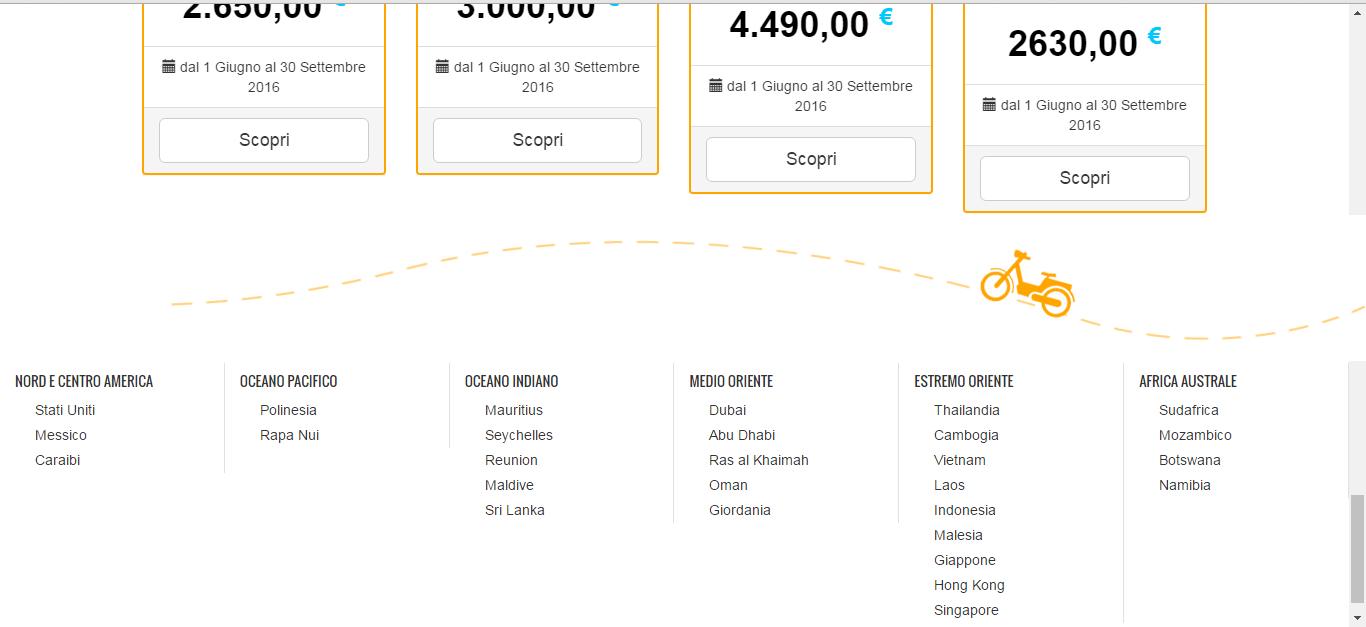
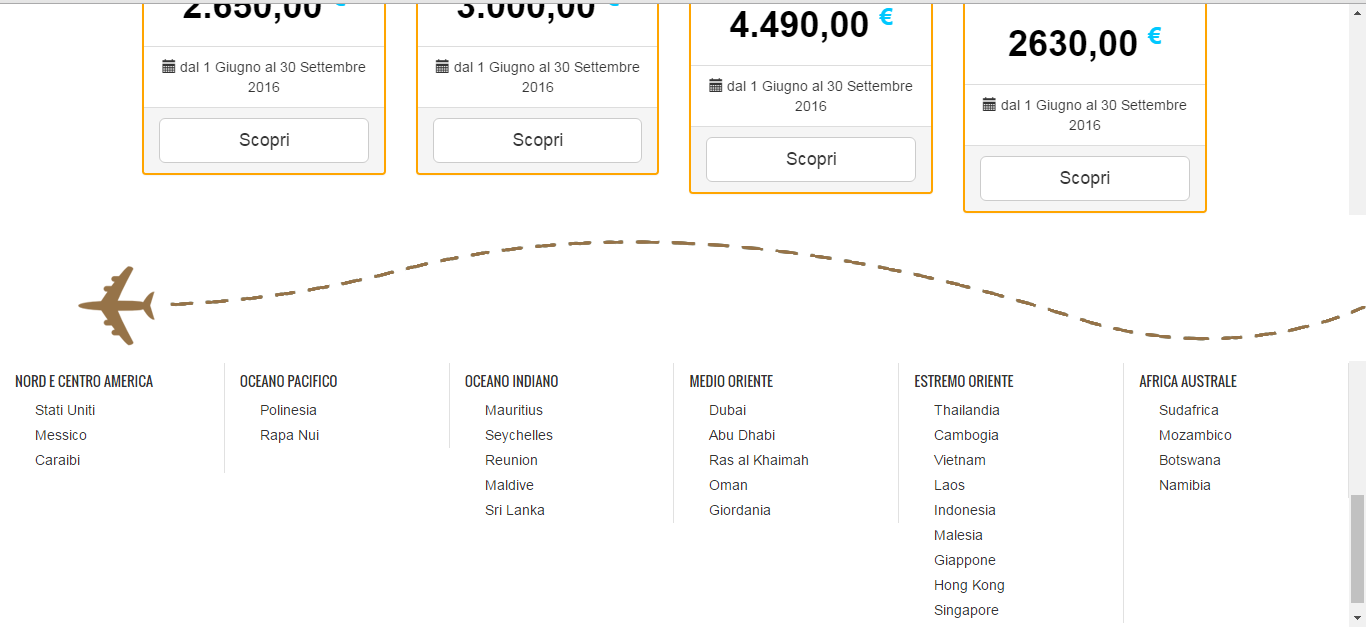
Revision of a layered w=1366, h=627 image; what changed, layer by layer:
added layer "Livello 18" above "Livello 17" over [170, 240, 1366, 341]
added layer "Livello 17" (screen) above "Livello 6" over [78, 240, 1366, 346]
hid "Livello 6" over [78, 240, 1366, 346]
hid "Livello 14" over [980, 249, 1076, 318]
added layer "Livello 15" above "Livello 4 copia" over [170, 240, 1366, 341]
showed "Livello 4" over [78, 240, 1366, 346]
